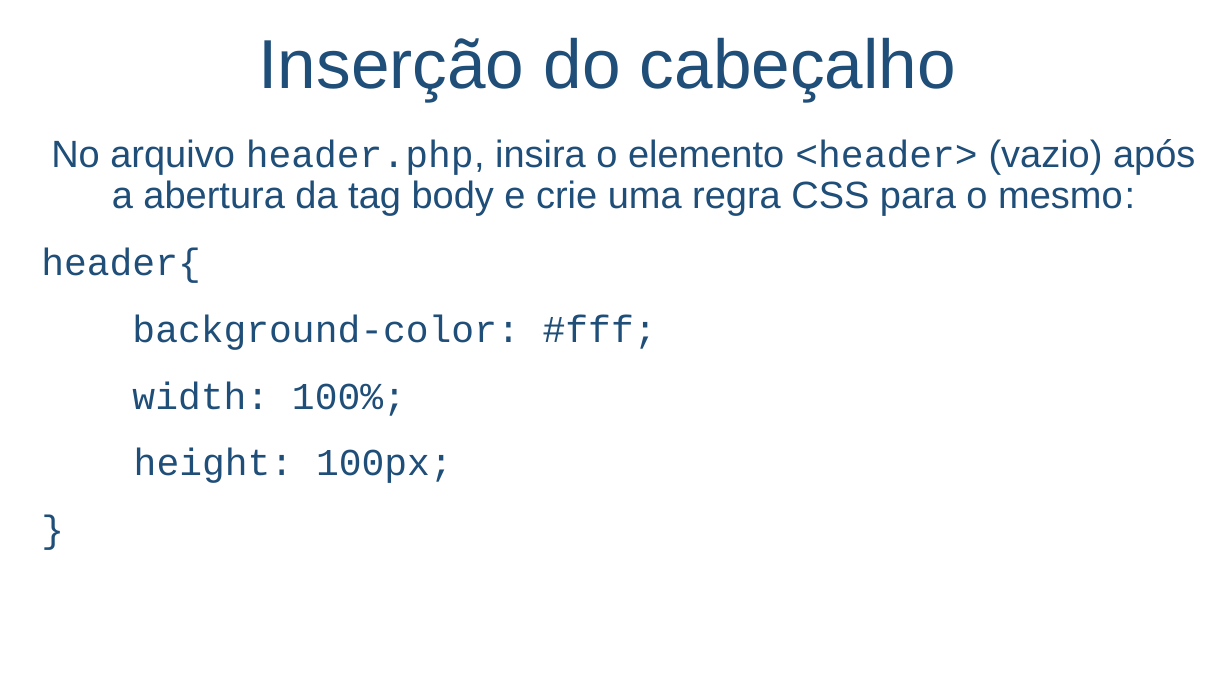
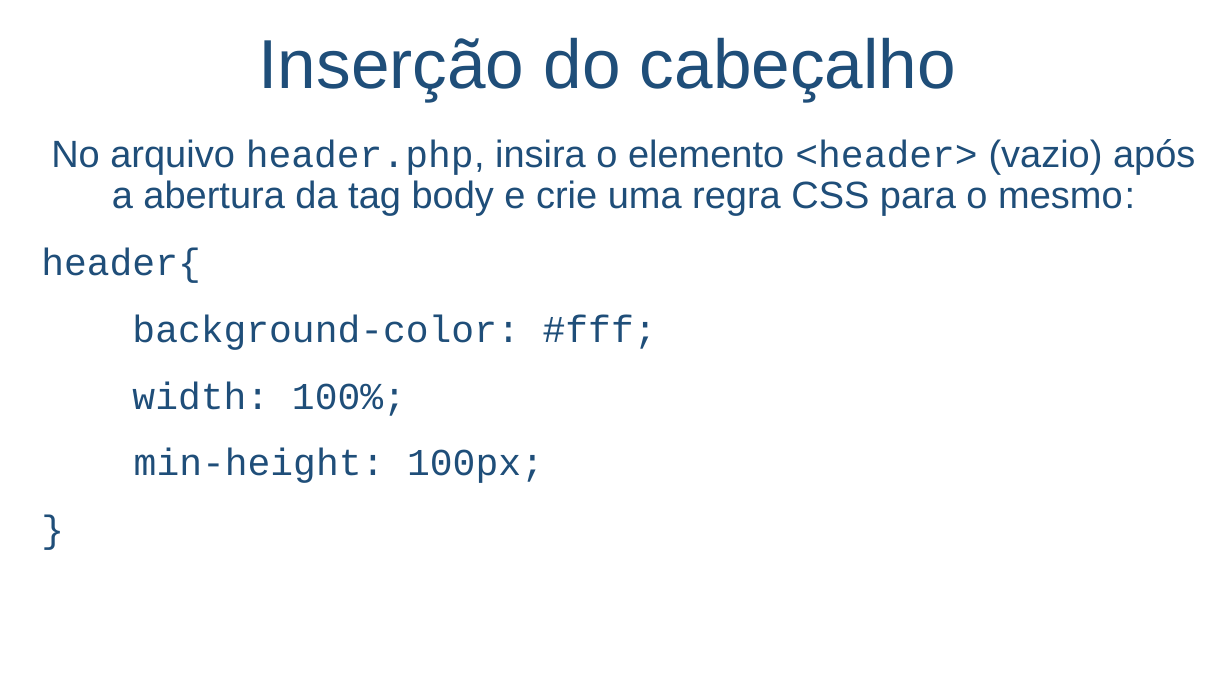
Before and after one commit to salmo-jr/public-slides, a slide deck: slide 25 of wordpress-como-criar-um-novo-tema.pptx (slide 22 before the commit). Drawn at 1232x693 pixels with LibreOffice and Linux fonts; fonts in the diff are those of the drawing; background and template pictures are left out. Boxes give left, top, right and bottom in pixels: in the first picture for what was removed or moved away, otherwise in the second. Text is boxed around its words. In the diff, an @@ line names an element or a change of style, - is before the commit and + after.

```diff
--- a/wordpress-como-criar-um-novo-tema.pptx
+++ b/wordpress-como-criar-um-novo-tema.pptx
@@ text at bbox=[134, 448, 544, 483]: text changed @@
-height: 100px;
+min-height: 100px;
```
Also in this commit, not shown: 6 other slides changed, 7 slides added.
